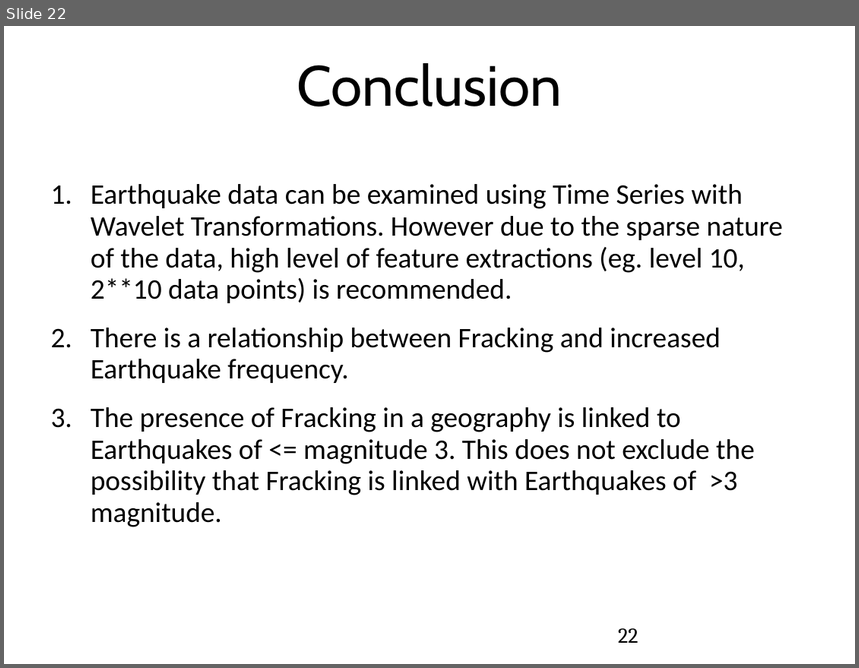
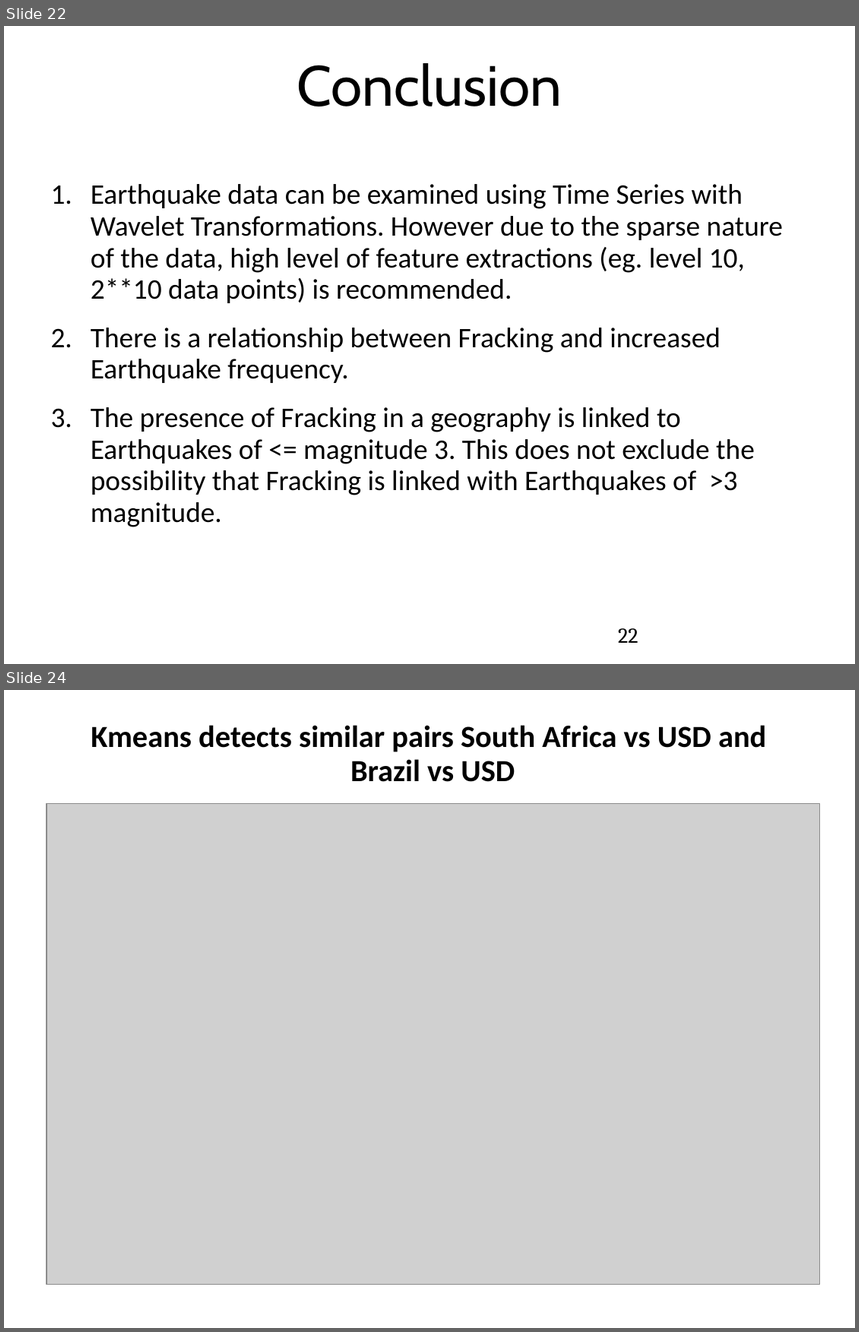
Before and after one commit to SsureyMoon/Ucsc-clustering, a slide deck: presentation/Final- WaveletBasedClusteringOfTimeSeries 3.pptx. Shown one above the other, each under a label of ours: slide 22 before the commit, slides 22 and 24 after it; the slides between them are not shown. The pictures are 859x668 and 859x1332 pixels, drawn with LibreOffice and Linux fonts; fonts in the diff are those of the drawing; grey boxes stand for pictures. Boxes give left, top, right and bottom in pixels: in the first picture for what was removed or moved away, otherwise in the second. Text is boxed around its words. In the diff, an @@ line names an element or a change of style, - is before the commit and + after.

Commit message:
FOREX slides 23-27 (more complete work) and a few FOREX graph files

```diff
--- a/presentation/Final- WaveletBasedClusteringOfTimeSeries 3.pptx
+++ b/presentation/Final- WaveletBasedClusteringOfTimeSeries 3.pptx
@@ slide 24 added at (4,690,855,1328), background #FFFFFF @@
@@ title added at (91,725,766,782), 26 pt, text #000000, bold @@
+Kmeans detects similar pairs South Africa vs USD and
+Brazil vs USD
@@ picture added at (47,803,819,1285) @@
```
Also in this commit, not shown: 1 slide changed, 3 other slides added, 4 other files.
